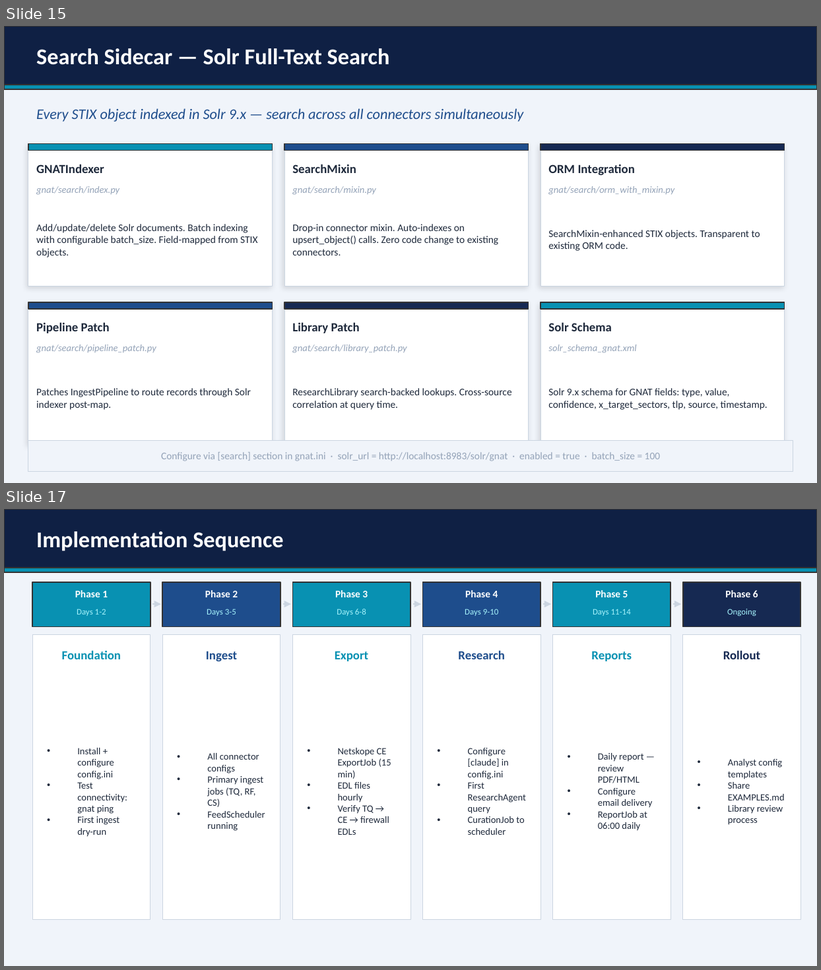
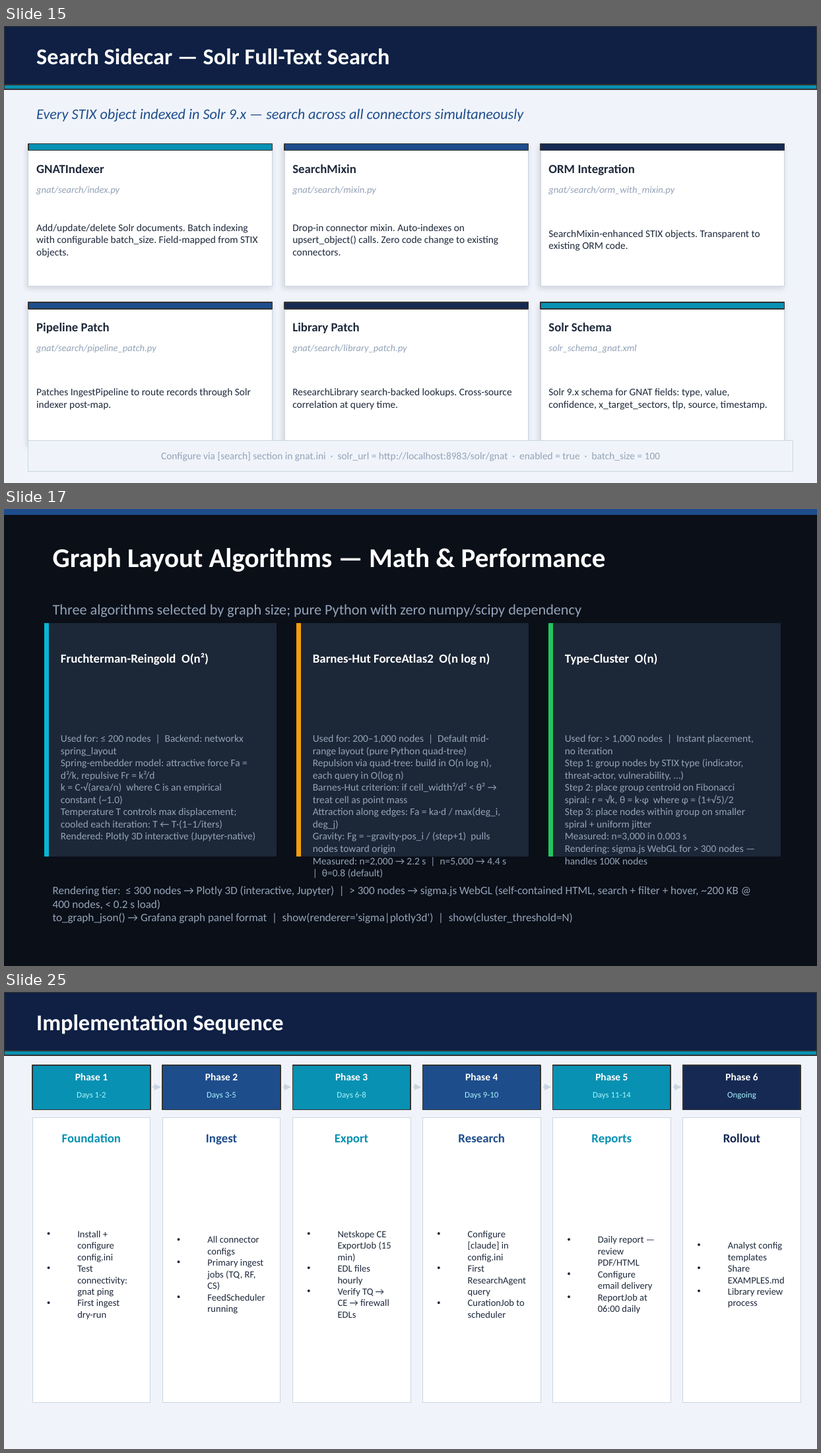
Before and after one commit to wrhalpin/GNAT, a slide deck: GNAT-Presentation.pptx. Shown one above the other, each under a label of ours: slides 15 and 17 before the commit, slides 15, 17 and 25 after it; the slides between them are not shown. The pictures are 821x970 and 821x1453 pixels, drawn with LibreOffice and Linux fonts; fonts in the diff are those of the drawing. Boxes give left, top, right and bottom in pixels: in the first picture for what was removed or moved away, otherwise in the second. Text is boxed around its words. In the diff, an @@ line names an element or a change of style, - is before the commit and + after.

```diff
--- a/GNAT-Presentation.pptx
+++ b/GNAT-Presentation.pptx
@@ slide 17 added at (4,509,817,966), background #FFFFFF @@
@@ rectangle added at (4,509,817,966), fill #0A0F18, outline #0A0F18 0.5 pt @@
@@ rectangle added at (4,509,817,515), fill #1E4D8C, outline #1E4D8C 0.5 pt @@
@@ text added at (53,548,606,572), 24 pt, text #FFFFFF, bold @@
+Graph Layout Algorithms — Math & Performance
@@ text added at (53,604,582,617), 13 pt, text #94A3B8 @@
+Three algorithms selected by graph size; pure Python with zero numpy/scipy dependency
@@ rectangle added at (45,624,277,857), fill #1C2737, outline #1C2737 0.5 pt @@
@@ rectangle added at (45,624,49,857), fill #06B6D4, outline #06B6D4 0.5 pt @@
@@ rectangle added at (297,624,529,857), fill #1C2737, outline #1C2737 0.5 pt @@
@@ rectangle added at (297,624,301,857), fill #F59E0B, outline #F59E0B 0.5 pt @@
@@ rectangle added at (548,624,781,857), fill #1C2737, outline #1C2737 0.5 pt @@
@@ rectangle added at (548,624,553,857), fill #22C55E, outline #22C55E 0.5 pt @@
@@ text added at (61,653,209,665), 11 pt, text #FFFFFF, bold @@
+Fruchterman-Reingold O(n²)
@@ text added at (313,654,490,665), 11 pt, text #FFFFFF, bold @@
+Barnes-Hut ForceAtlas2 O(n log n)
@@ text added at (565,654,658,665), 11 pt, text #FFFFFF, bold @@
+Type-Cluster O(n)
@@ text added at (61,735,255,842), 9 pt, text #94A3B8 @@
+Used for: ≤ 200 nodes | Backend: networkx spring_layout
+Spring-embedder model: attractive force Fa = d²/k, repulsive Fr = k²/d
+k = C·√(area/n) where C is an empirical constant (~1.0)
+Temperature T controls max displacement; cooled each iteration: T ← T·(1−1/iters)
+Rendered: Plotly 3D interactive (Jupyter-native)
@@ text added at (313,735,506,878), 9 pt, text #94A3B8 @@
+Used for: 200–1,000 nodes | Default mid-range layout (pure Python quad-tree)
+Repulsion via quad-tree: build in O(n log n), each query in O(log n)
+Barnes-Hut criterion: if cell_width²/d² < θ² → treat cell as point mass
+Attraction along edges: Fa = ka·d / max(deg_i, deg_j)
+Gravity: Fg = −gravity·pos_i / (step+1) pulls nodes toward origin
+Measured: n=2,000 → 2.2 s | n=5,000 → 4.4 s | θ=0.8 (default)
@@ text added at (565,735,754,852), 9 pt, text #94A3B8 @@
+Used for: > 1,000 nodes | Instant placement, no iteration
+Step 1: group nodes by STIX type (indicator, threat-actor, vulnerability, …)
+Step 2: place group centroid on Fibonacci spiral: r = √k, θ = k·φ where φ = (1+√5)/2
+Step 3: place nodes within group on smaller spiral + uniform jitter
+Measured: n=3,000 in 0.003 s
+Rendering: sigma.js WebGL for > 300 nodes — handles 100K nodes
@@ text added at (53,886,739,923), 10 pt, text #94A3B8 @@
+Rendering tier: ≤ 300 nodes → Plotly 3D (interactive, Jupyter) | > 300 nodes → sigma.js WebGL (self-contained HTML, search + filter + hover, ~200 KB @ 400 nodes, < 0.2 s load)
+to_graph_json() → Grafana graph panel format | show(renderer='sigma|plotly3d') | show(cluster_threshold=N)
@@ what was slide 17 is now slide 25 @@
```
Also in this commit, not shown: 5 slides changed, 7 other slides added, 3 other files.
